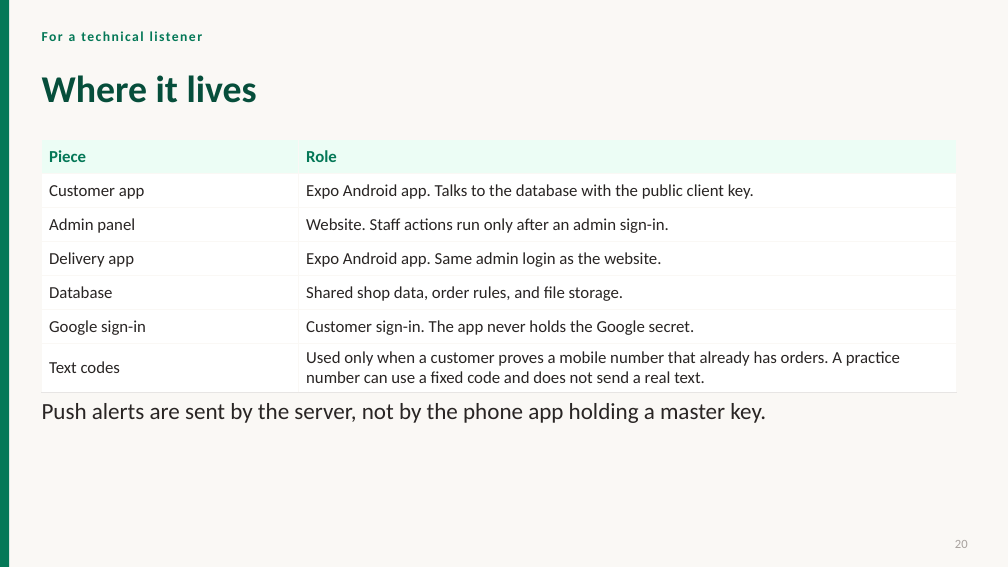
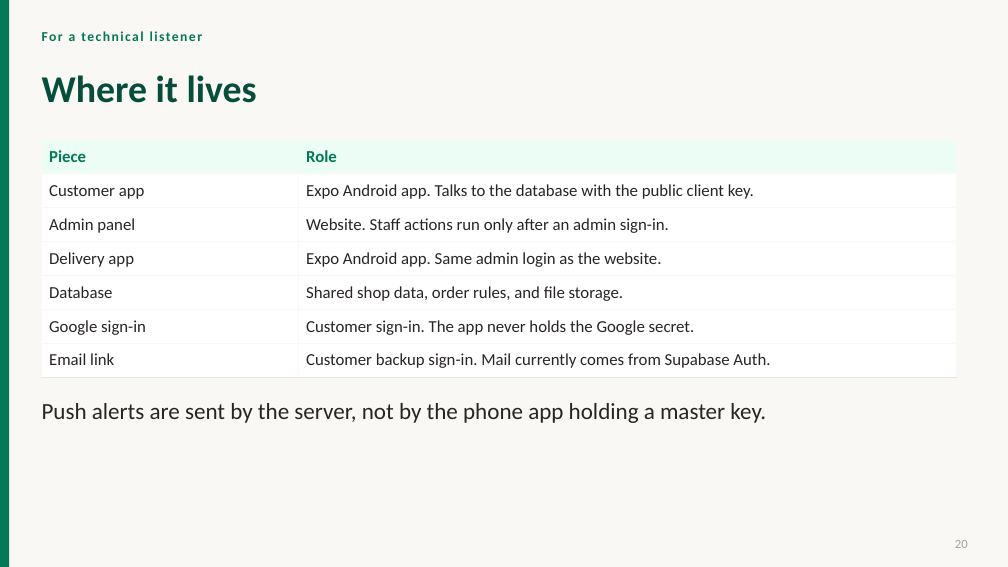
Before and after one commit to ragavan-Aihub/Order-app, a slide deck: slide 20 of docs/pdf/Project-Presentation.pptx. Drawn at 1008x567 pixels with LibreOffice and Linux fonts; fonts in the diff are those of the drawing. Boxes give left, top, right and bottom in pixels: in the first picture for what was removed or moved away, otherwise in the second. Text is boxed around its words. In the diff, an @@ line names an element or a change of style, - is before the commit and + after.

```diff
--- a/docs/pdf/Project-Presentation.pptx
+++ b/docs/pdf/Project-Presentation.pptx
@@ table at (42,140,957,377) @@
-row 7, column 1: Text codes
+row 7, column 1: Email link
-row 7, column 2: Used only when a customer proves a mobile number that already has orders. A practice number can use a fixed code and does not send a real text.
+row 7, column 2: Customer backup sign-in. Mail currently comes from Supabase Auth.
```
Also in this commit, not shown: 2 other slides changed, 20 other files.
